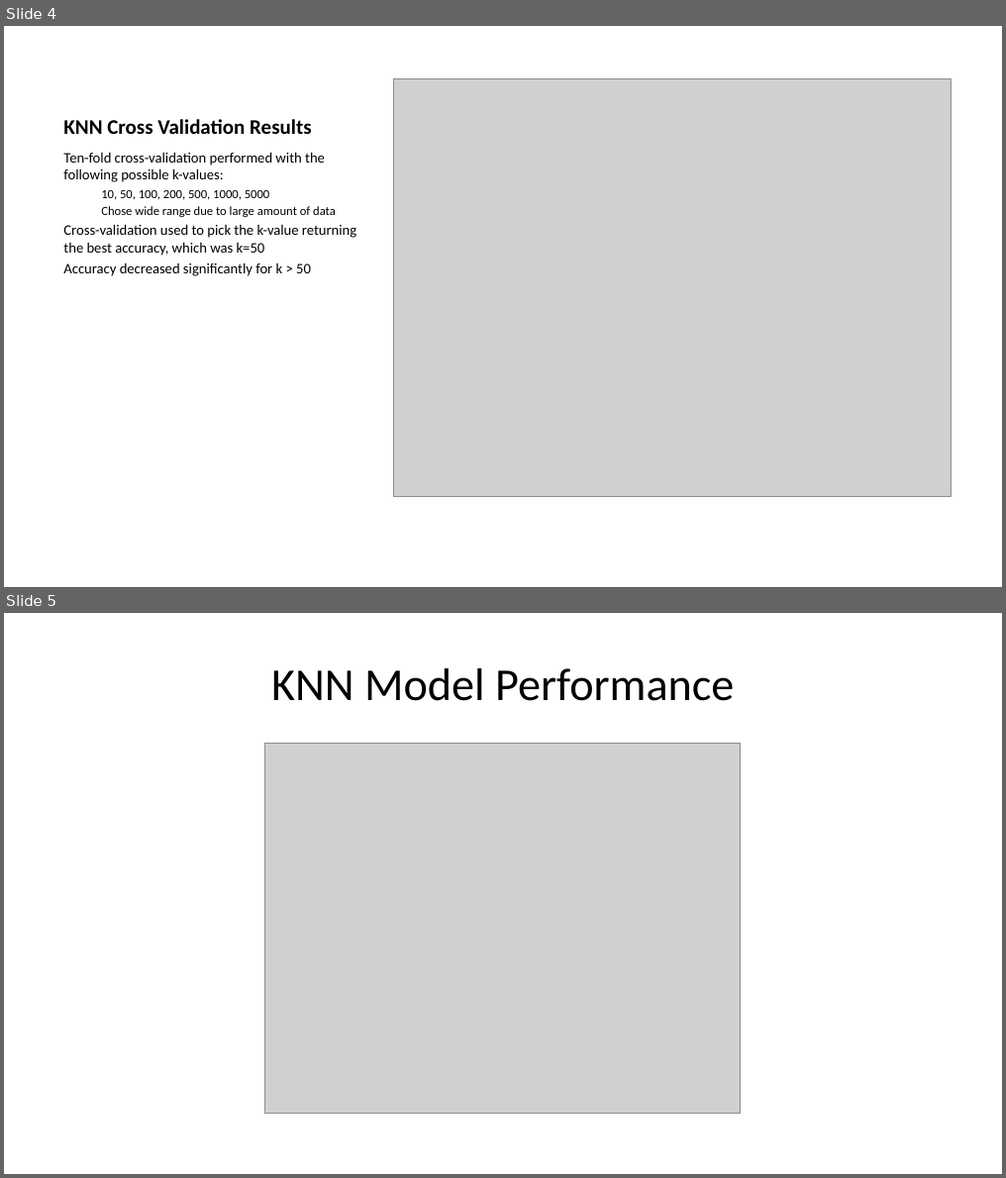
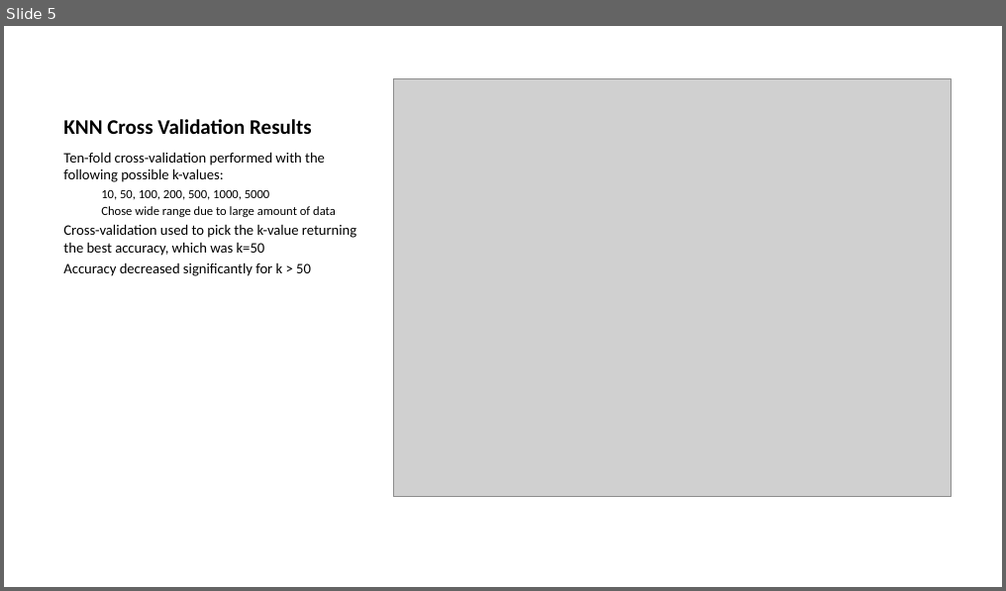
Before and after one commit to dsci445-csu/project-5, a slide deck: Presentation/AaronSlides.pptx. Shown one above the other, each under a label of ours: slides 4 and 5 before the commit, slide 5 after it. The pictures are 1006x1178 and 1006x591 pixels, drawn with LibreOffice and Linux fonts; fonts in the diff are those of the drawing; grey boxes stand for pictures. Boxes give left, top, right and bottom in pixels: in the first picture for what was removed or moved away, otherwise in the second. Text is boxed around its words. In the diff, an @@ line names an element or a change of style, - is before the commit and + after.

```diff
--- a/Presentation/AaronSlides.pptx
+++ b/Presentation/AaronSlides.pptx
@@ slide 5 removed at <box>4,613,1002,1174</box>, background #FFFFFF @@
@@ title removed at <box>271,668,734,701</box> @@
-KNN Model Performance
@@ picture removed at <box>264,744,740,1114</box> @@
@@ what was slide 4 is now slide 5 @@
```
Also in this commit, not shown: 2 slides changed, 3 slides added, 1 other file.
